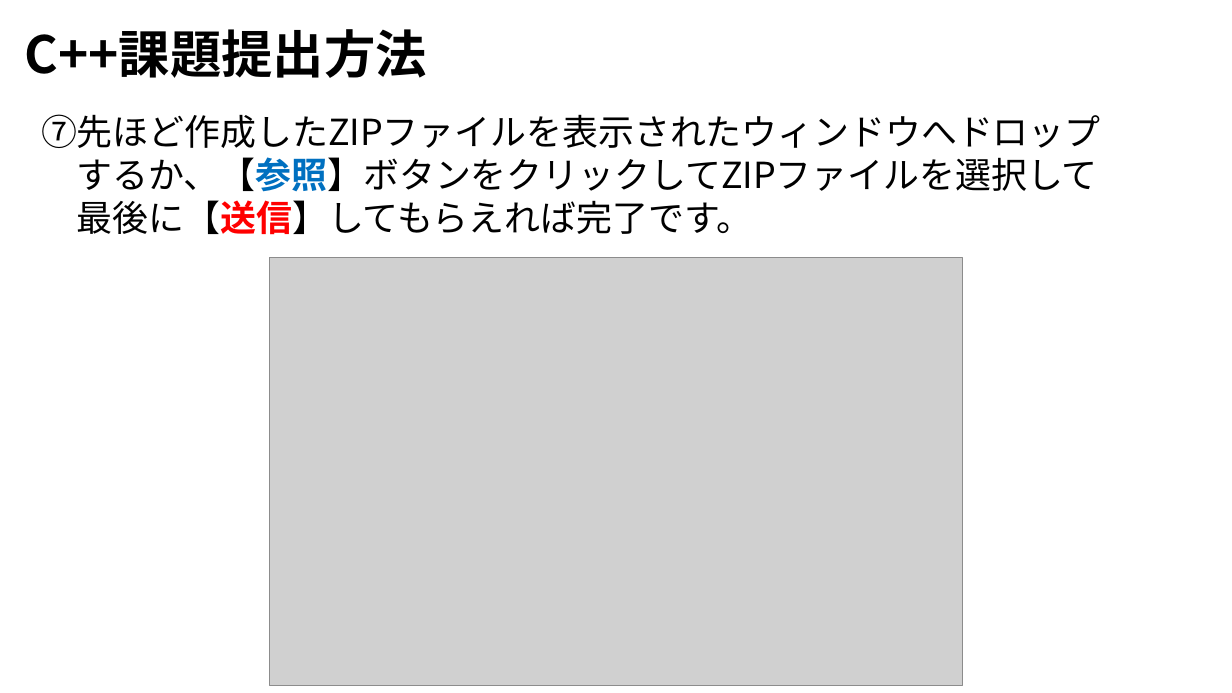
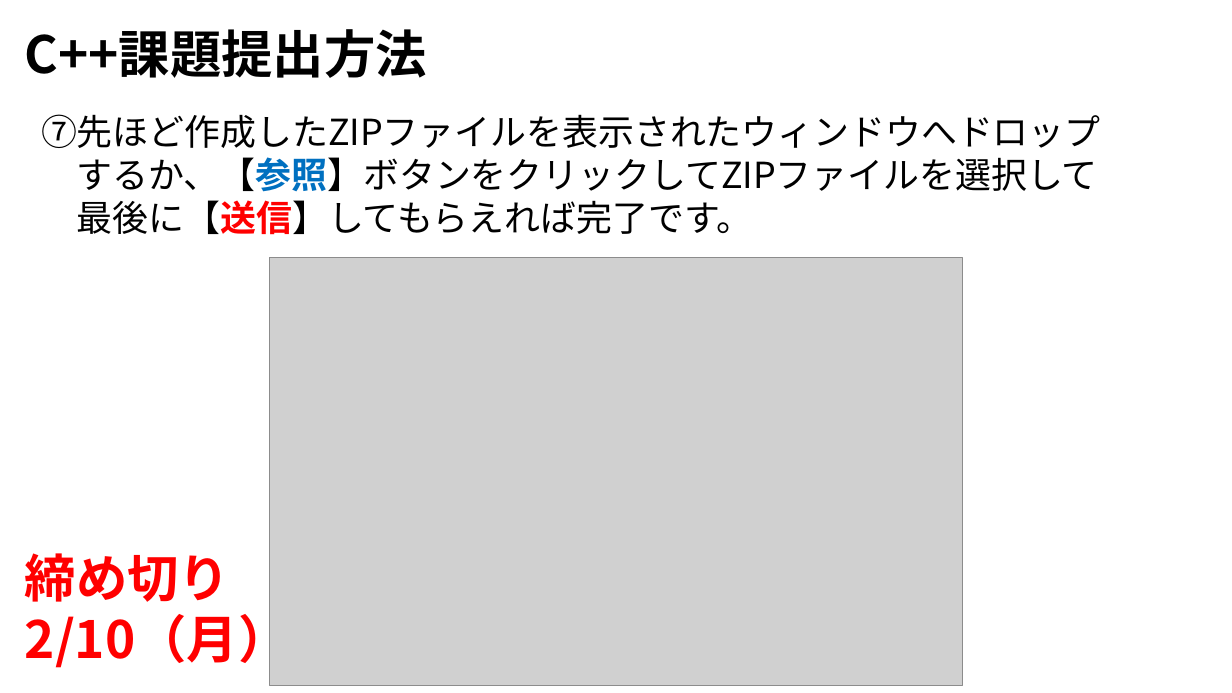
Before and after one commit to kic-murata/cpp2024, a slide deck: slide 4 of 授業資料/C++課題提出方法.pptx. Drawn at 1232x693 pixels with LibreOffice and Linux fonts; fonts in the diff are those of the drawing; grey boxes stand for pictures. Boxes give left, top, right and bottom in pixels: in the first picture for what was removed or moved away, otherwise in the second. Text is boxed around its words. In the diff, an @@ line names an element or a change of style, - is before the commit and + after.

```diff
--- a/授業資料/C++課題提出方法.pptx
+++ b/授業資料/C++課題提出方法.pptx
@@ text added at box(25, 553, 290, 671), 40 pt, text #FF0000, bold @@
+締め切り
+2/10（月）
```
Also in this commit, not shown: 1 other file.
